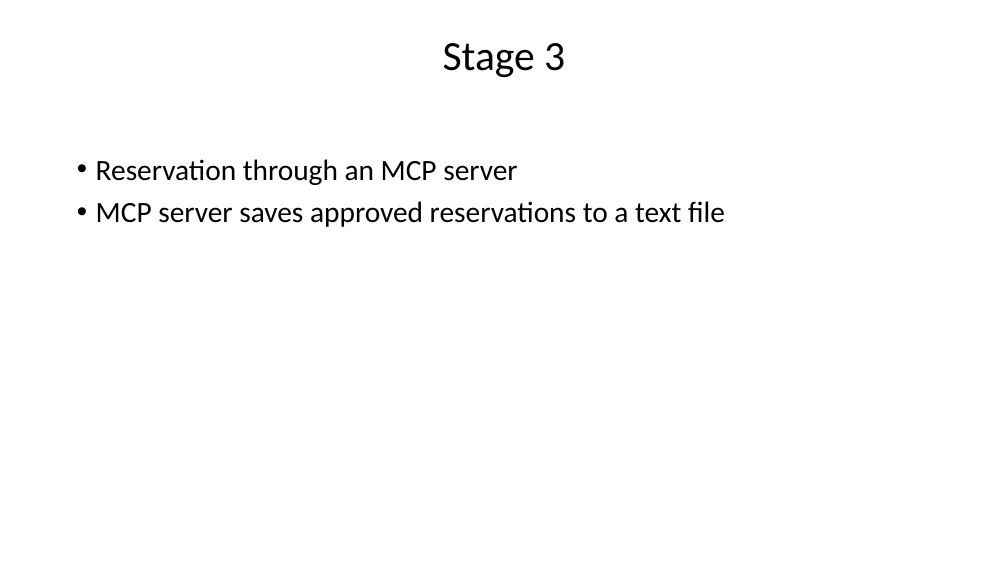
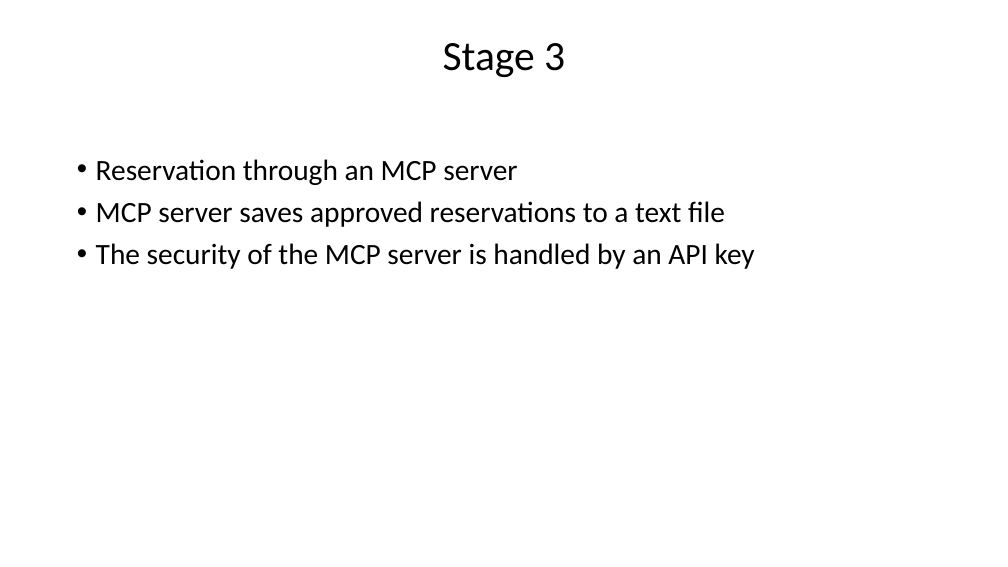
Before and after one commit to devtpc/parking-chatbot, a slide deck: slide 11 of artifacts/DeckChatbot.pptx. Drawn at 1008x567 pixels with LibreOffice and Linux fonts; fonts in the diff are those of the drawing. Boxes give left, top, right and bottom in pixels: in the first picture for what was removed or moved away, otherwise in the second. Text is boxed around its words. In the diff, an @@ line names an element or a change of style, - is before the commit and + after.

```diff
--- a/artifacts/DeckChatbot.pptx
+++ b/artifacts/DeckChatbot.pptx
@@ text at box(96, 243, 755, 269): paragraph added @@
+• The security of the MCP server is handled by an API key
```
Also in this commit, not shown: 3 other slides changed, 3 other files.
